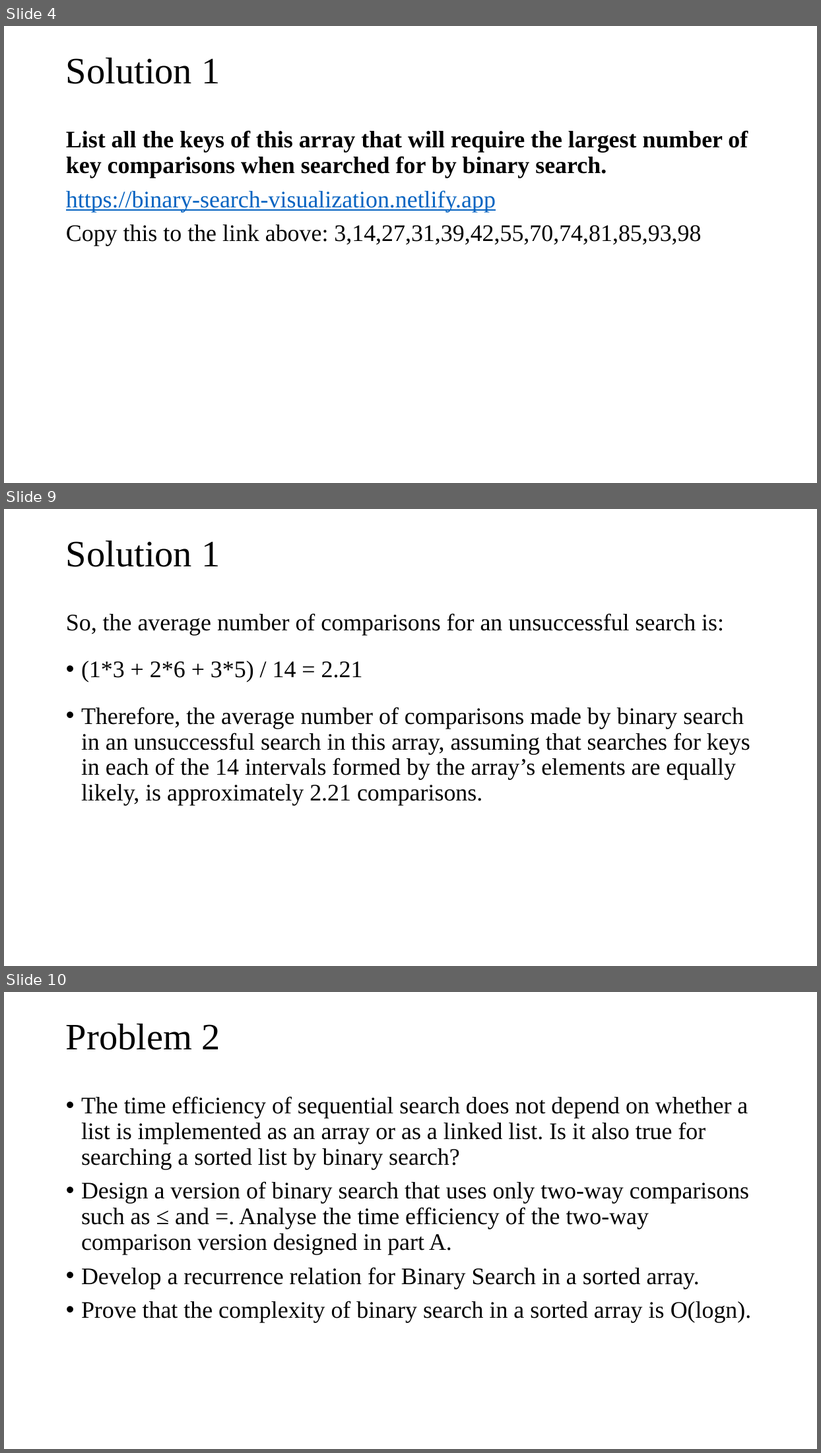
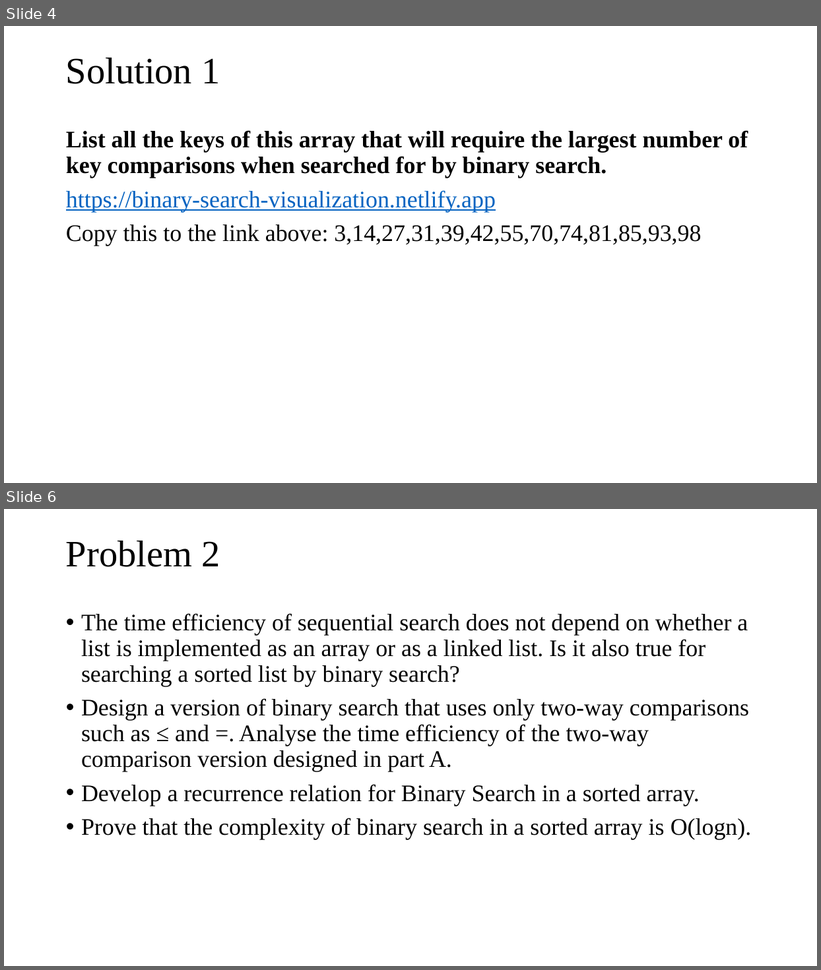
Before and after one commit to tamlhp/2801ict, a slide deck: week-7&8/problem-set/2801ict-week7&8.pptx. Shown one above the other, each under a label of ours: slides 4, 9 and 10 before the commit, slides 4 and 6 after it; the slides between them are not shown. The pictures are 821x1453 and 821x970 pixels, drawn with LibreOffice and Linux fonts; fonts in the diff are those of the drawing. Boxes give left, top, right and bottom in pixels: in the first picture for what was removed or moved away, otherwise in the second. Text is boxed around its words. In the diff, an @@ line names an element or a change of style, - is before the commit and + after.

```diff
--- a/week-7&8/problem-set/2801ict-week7&8.pptx
+++ b/week-7&8/problem-set/2801ict-week7&8.pptx
@@ slide 9 removed at bbox=[4, 509, 817, 966], background #FFFFFF @@
@@ title removed at bbox=[66, 540, 220, 567] @@
-Solution 1
@@ text removed at bbox=[66, 613, 750, 806] @@
-So, the average number of comparisons for an unsuccessful search is:
-• (1*3 + 2*6 + 3*5) / 14 = 2.21
-• Therefore, the average number of comparisons made by binary search in an unsuccessful search in this array, assuming that searches for keys in each of the 14 intervals formed by the array’s elements are equally likely, is approximately 2.21 comparisons.
@@ what was slide 10 is now slide 6 @@
```
Also in this commit, not shown: 1 slide added, 4 other slides removed, 1 other file.
